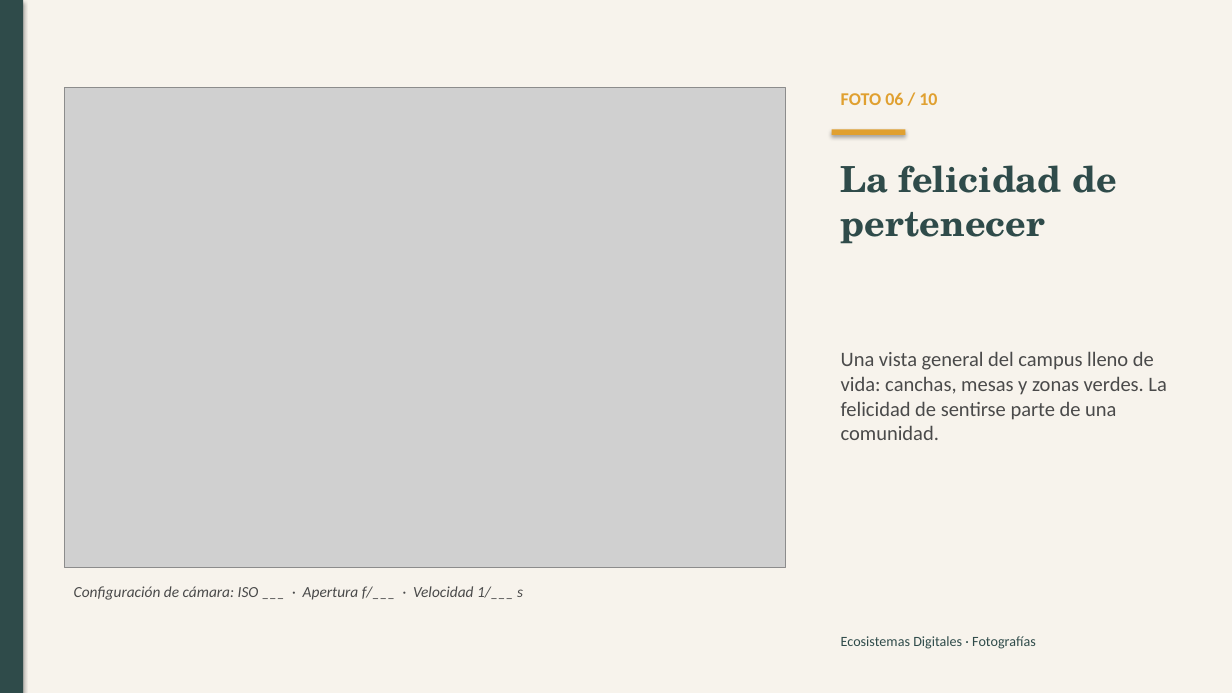
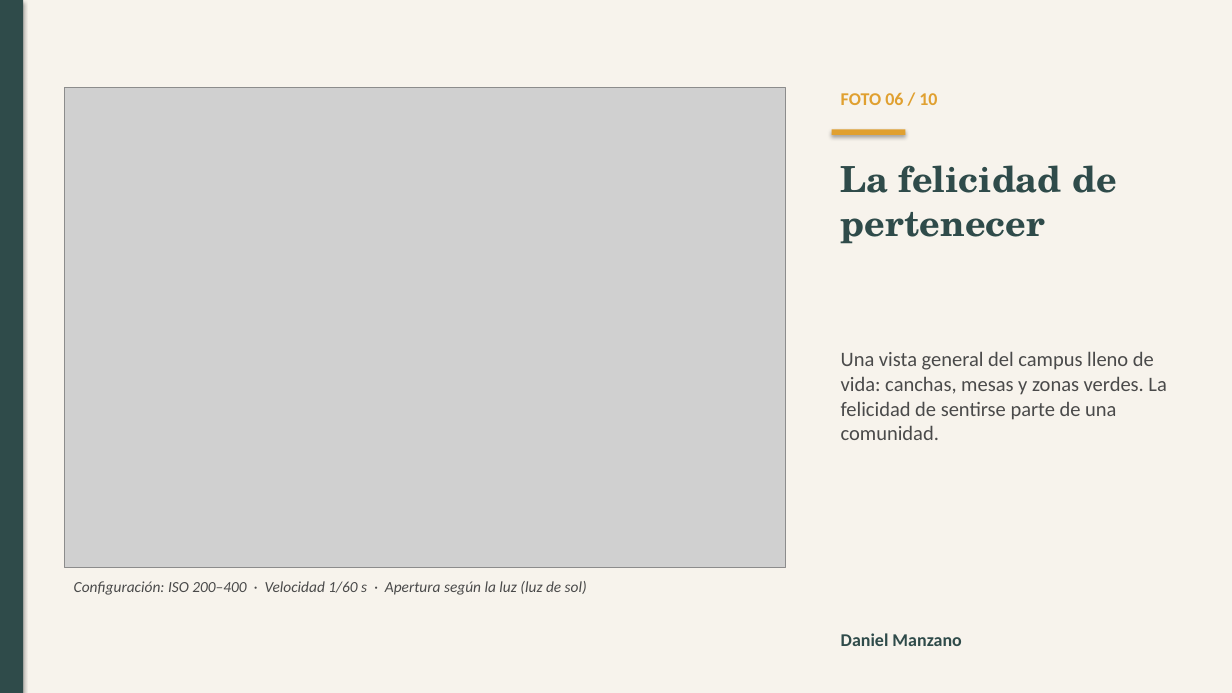
Before and after one commit to Ajuan1/Univ, a slide deck: slide 7 of Ecosistemas_Digitales_Fotografias.pptx. Drawn at 1232x693 pixels with LibreOffice and Linux fonts; fonts in the diff are those of the drawing; grey boxes stand for pictures. Boxes give left, top, right and bottom in pixels: in the first picture for what was removed or moved away, otherwise in the second. Text is boxed around its words. In the diff, an @@ line names an element or a change of style, - is before the commit and + after.

```diff
--- a/Ecosistemas_Digitales_Fotografias.pptx
+++ b/Ecosistemas_Digitales_Fotografias.pptx
@@ text at [74, 581, 587, 595]: text changed @@
-Configuración de cámara: ISO ___ · Apertura f/___ · Velocidad 1/___ s
+Configuración: ISO 200–400 · Velocidad 1/60 s · Apertura según la luz (luz de sol)
@@ text removed at [841, 636, 1036, 649] @@
-Ecosistemas Digitales · Fotografías
@@ text added at [841, 633, 961, 646], 14 pt, text #2F4B4A, bold @@
+Daniel Manzano
```
Also in this commit, not shown: 10 other slides changed.
